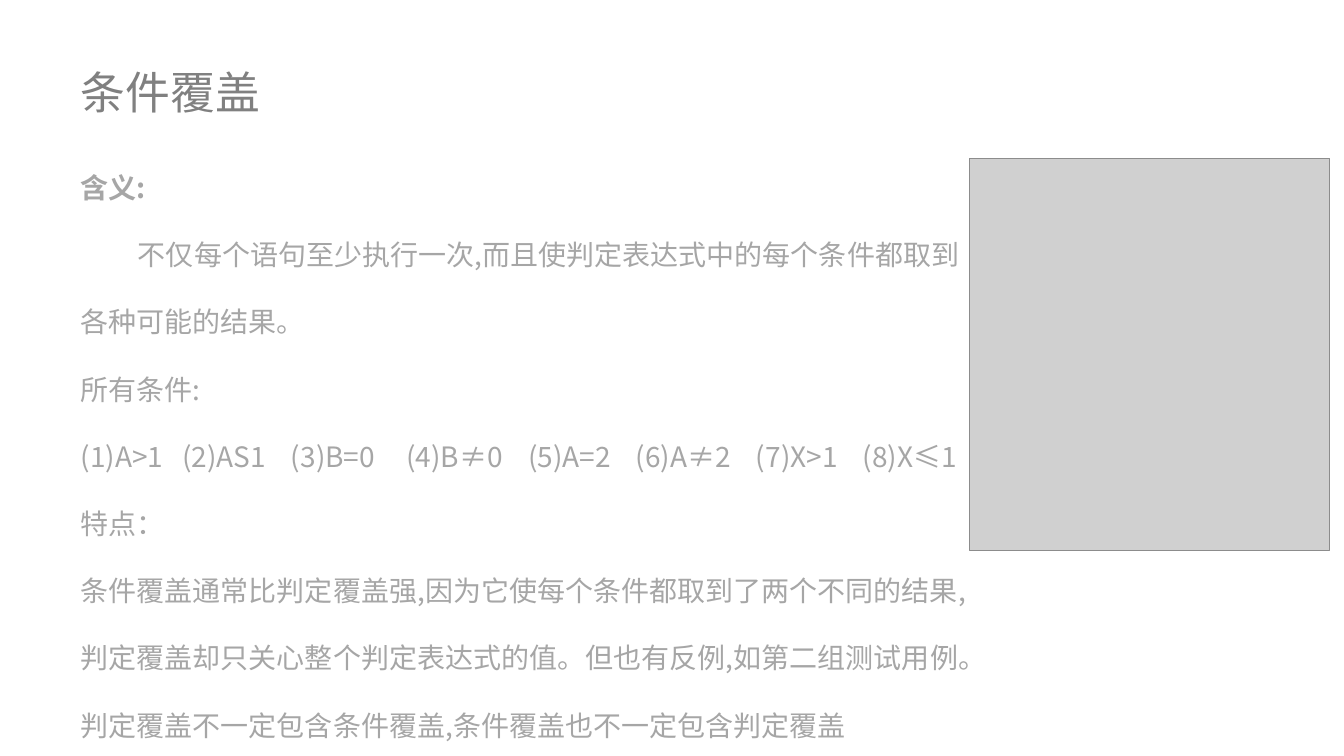
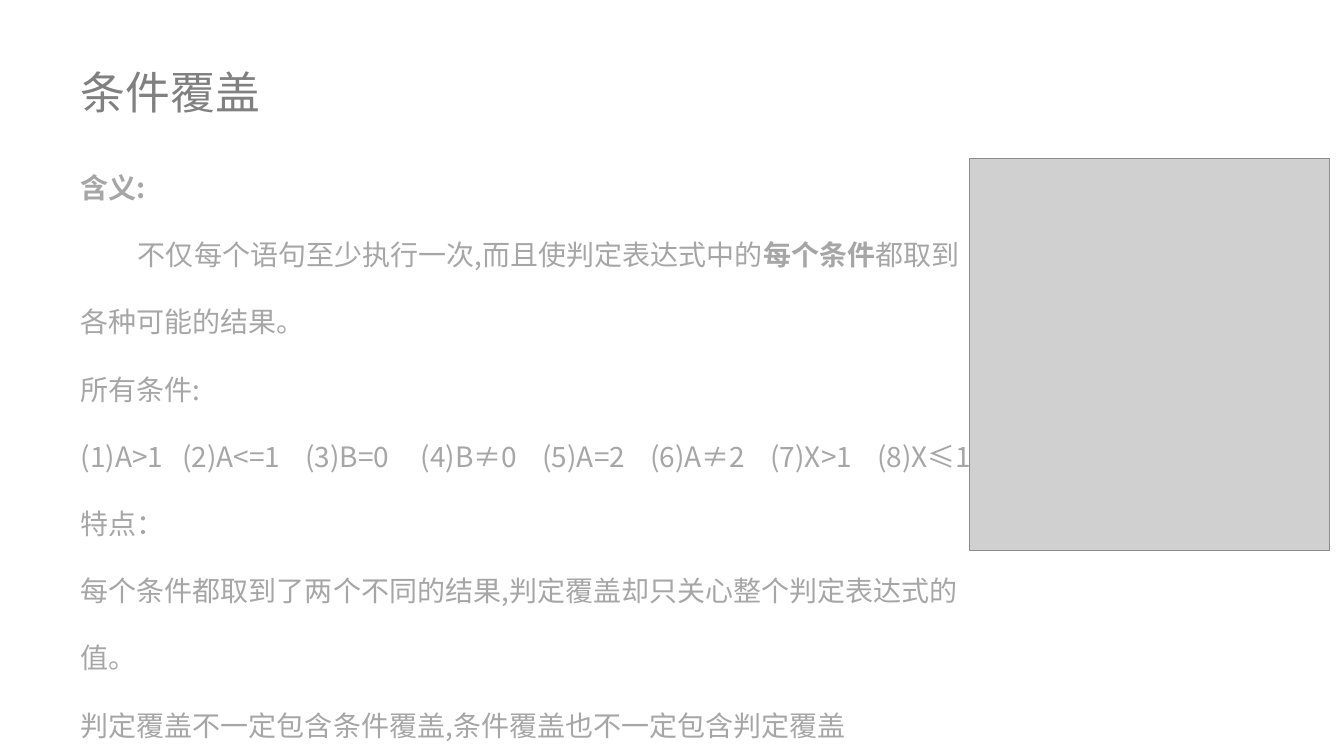
Before and after one commit to lenovo-wu/G11ZUCC, a slide deck: slide 27 of 翻转课堂G11.pptx. Drawn at 1344x756 pixels with LibreOffice and Linux fonts; fonts in the diff are those of the drawing; grey boxes stand for pictures. Boxes give left, top, right and bottom in pixels: in the first picture for what was removed or moved away, otherwise in the second. Text is boxed around its words. In the diff, an @@ line names an element or a change of style, - is before the commit and + after.

```diff
--- a/翻转课堂G11.pptx
+++ b/翻转课堂G11.pptx
@@ text at (81, 241, 959, 334): bold on in "不仅每个语句至少执行一次,而且使判定表达式中的每个条件都取到各种可能的结果。" @@
@@ text at (81, 439, 971, 475): text changed @@
-(1)A>1 (2)AS1 (3)B=0 (4)B≠0 (5)A=2 (6)A≠2 (7)X>1 (8)X≤1
+(1)A>1 (2)A<=1 (3)B=0 (4)B≠0 (5)A=2 (6)A≠2 (7)X>1 (8)X≤1
@@ text at (81, 577, 958, 670): text changed @@
-条件覆盖通常比判定覆盖强,因为它使每个条件都取到了两个不同的结果,判定覆盖却只关心整个判定表达式的值。但也有反例,如第二组测试用例。
+每个条件都取到了两个不同的结果,判定覆盖却只关心整个判定表达式的值。
```
Also in this commit, not shown: 5 other slides changed, 2 slides added.
